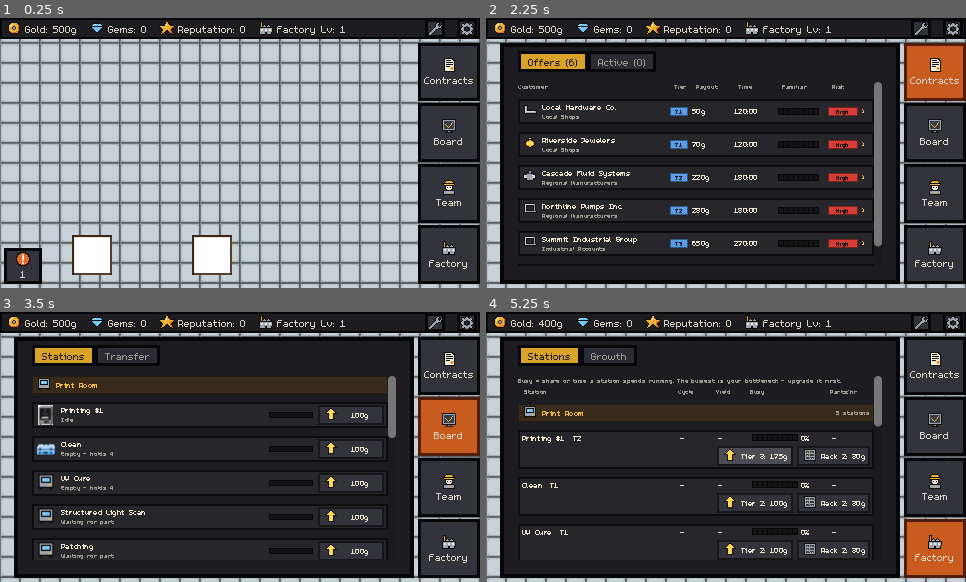
Above: before the commit, frames 1-4 (two rows, left to right).
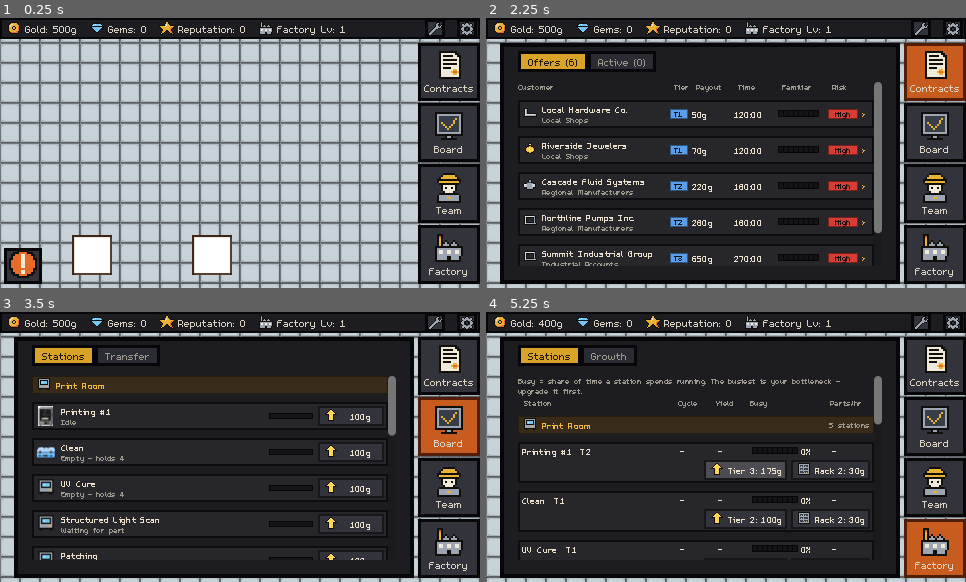
Above: after the commit, the same moments.

Repository: carverweirick/foundry-mobile-game
Game: Godot game, scene res://scenes/main.tscn
Same seed, same stepped clock (60 frames per second), same inputs: the game is played once before the commit and once after it.
Inputs (mouse positions are in pixels of both pictures, inside the frame that each line leads up to):
- Up to frame 1 (0.25 s): no input
- Up to frame 2 (2.25 s): click (922, 28) at 0.52 s; click (951, 28) at 1.27 s; click (937, 72) at 2.02 s
- Up to frame 3 (3.5 s): click (451, 425) at 2.77 s
- Up to frame 4 (5.25 s): click (937, 487) at 3.52 s; click (937, 549) at 4.27 s; click "Tier 2: 100g" at 5 s

The runs differ from the first frame. In frame 1, 2.5% of the frame differs, in the area x 1-99%, y 12-100%; in frame 2, 15%; in frame 3, 10%; in frame 4, 19%, in the area x 6-99%, y 12-96%.

Commit message:
Bigger menu text and rail icons
- UiKit text sizes 12/10/16 -> 14/12/18 (body/small/title).
- Rail tile icons drawn at 2x (32px, nearest) so the pixel icons stay crisp.
- Board rows no longer carry a "Tap to show..." tooltip - on touch it
  popped up over the list.

Verified with a headless layout audit (SubViewport at 585x270 and
480x270): no control past any panel edge, no clipped labels.

Co-Authored-By: Claude Opus 5.5 <noreply@anthropic.com>
Claude-Session: https://claude.ai/code/session_01LwGPRWnRjmAtkb5LvtKvk9

Diff:
--- a/scenes/board_overlay.gd
+++ b/scenes/board_overlay.gd
@@ -129,7 +129,6 @@
 func _create_station_row() -> StationRow:
 	var row := StationRow.new()
 	row.box = UiKit.card()
-	row.box.tooltip_text = "Tap to show this station on the floor"
 	row.box.gui_input.connect(_on_row_gui_input.bind(row))
 	var line := HBoxContainer.new()
 	line.add_theme_constant_override("separation", 5)
--- a/scenes/hud.gd
+++ b/scenes/hud.gd
@@ -33,6 +33,7 @@
 ## Icon (16) + one m5x7 line (13) + a little air. Tiles stretch to share
 ## the rail's height; this is the floor they won't squeeze below.
 const RAIL_TILE_MIN_HEIGHT: float = 32.0
+const RAIL_ICON_SIZE: float = 32.0
 const EDGE_GAP: float = 4.0
 ## A menu panel never gets wider than this, so on a wide enough screen some
 ## floor stays visible beside it. Current menu contents need most of it -
@@ -324,9 +325,13 @@
 	stack.add_theme_constant_override("separation", 0)
 	stack.mouse_filter = Control.MOUSE_FILTER_IGNORE
 	button.add_child(stack)
+	# Drawn at exactly 2x (nearest) so the 16px pixel icon stays crisp.
 	var icon := TextureRect.new()
 	icon.texture = UiIcons.get_icon(icon_name)
-	icon.stretch_mode = TextureRect.STRETCH_KEEP_CENTERED
+	icon.custom_minimum_size = Vector2(RAIL_ICON_SIZE, RAIL_ICON_SIZE)
+	icon.expand_mode = TextureRect.EXPAND_IGNORE_SIZE
+	icon.stretch_mode = TextureRect.STRETCH_KEEP_ASPECT_CENTERED
+	icon.texture_filter = CanvasItem.TEXTURE_FILTER_NEAREST
 	icon.mouse_filter = Control.MOUSE_FILTER_IGNORE
 	stack.add_child(icon)
 	var label := Label.new()
--- a/scenes/ui_kit.gd
+++ b/scenes/ui_kit.gd
@@ -9,9 +9,9 @@
 ## Both themes are supported: colors come from palette(), never hardcoded in
 ## a menu.
 
-const FONT_BODY: int = 12
-const FONT_SMALL: int = 10
-const FONT_TITLE: int = 16
+const FONT_BODY: int = 14
+const FONT_SMALL: int = 12
+const FONT_TITLE: int = 18
 const GROUP := "uikit"
 
 ## Colors that mean the same thing in both themes.
